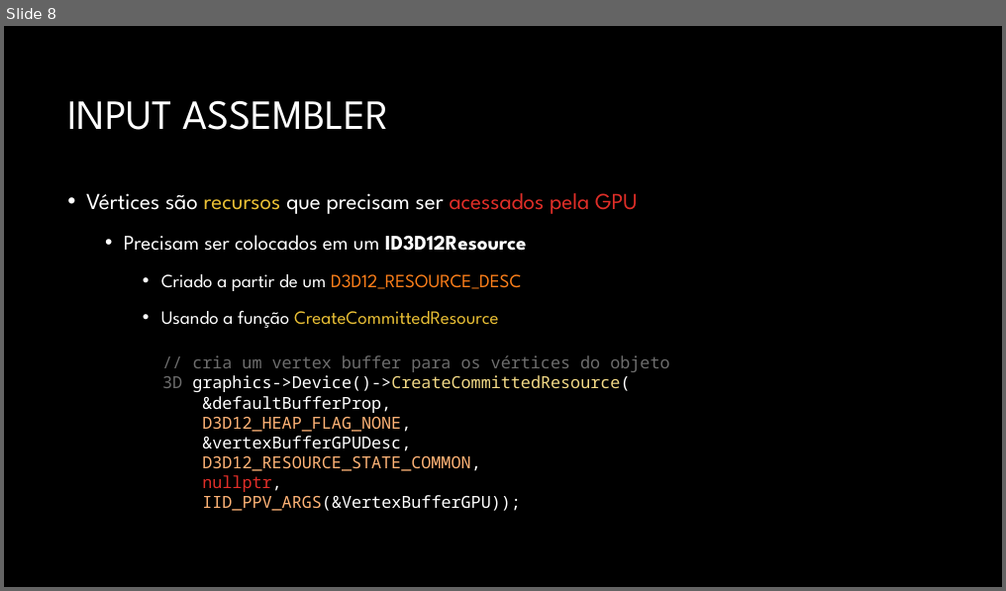
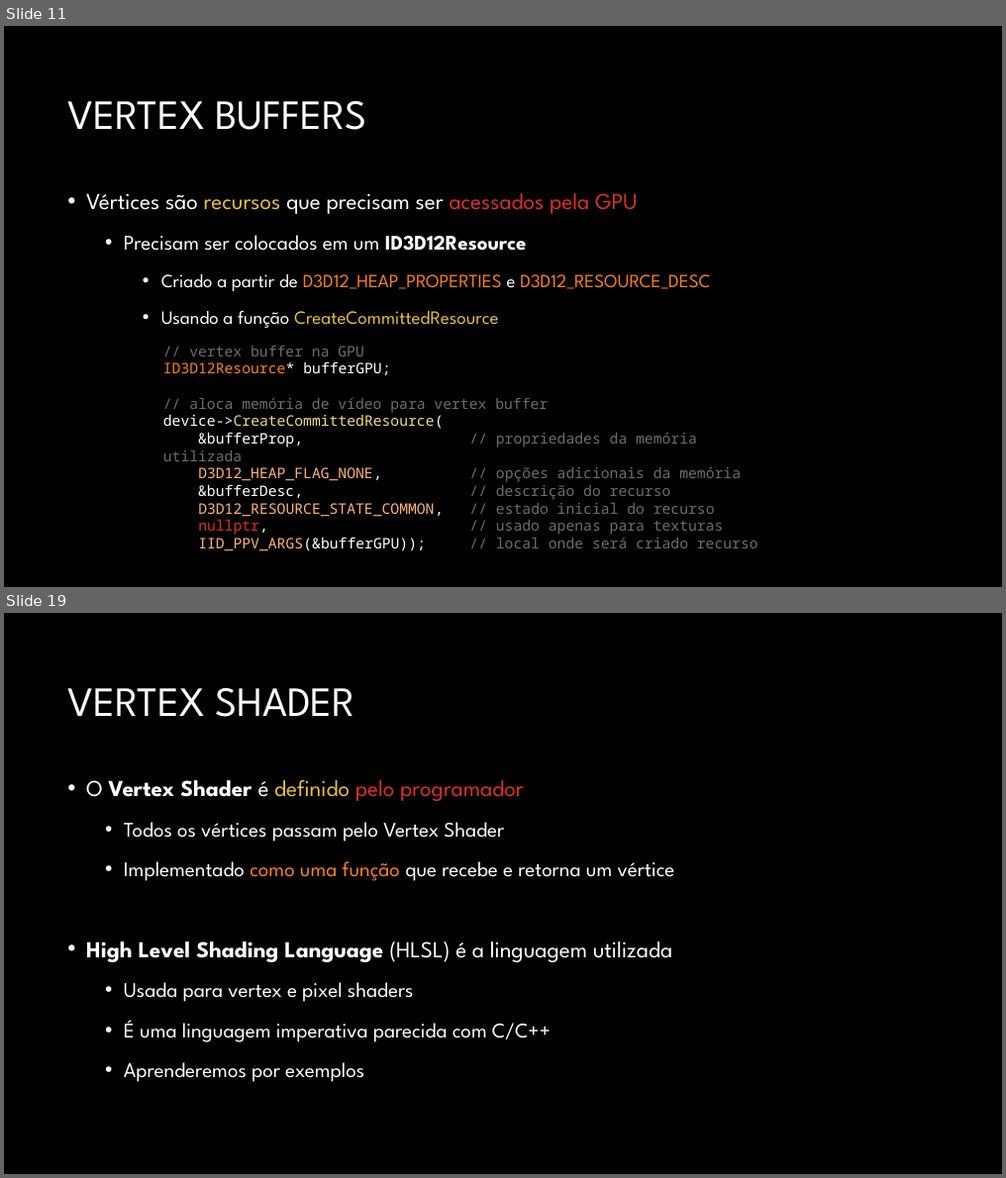
Before and after one commit to JudsonSS/CG, a slide deck: Slides/08. Desenho no Direct3D.pptx. Shown one above the other, each under a label of ours: slide 8 before the commit, slides 11 and 19 after it; the slides between them are not shown. The pictures are 1006x591 and 1006x1178 pixels, drawn with LibreOffice and Linux fonts; fonts in the diff are those of the drawing; background and template pictures are left out. Boxes give left, top, right and bottom in pixels: in the first picture for what was removed or moved away, otherwise in the second. Text is boxed around its words. In the diff, an @@ line names an element or a change of style, - is before the commit and + after.

```diff
--- a/Slides/08. Desenho no Direct3D.pptx
+++ b/Slides/08. Desenho no Direct3D.pptx
@@ slide 19 added at [4, 613, 1002, 1174], background #000000 @@
@@ title added at [67, 687, 355, 717], 40 pt, text #FFFFFF @@
+VERTEX SHADER
@@ text added at [86, 780, 675, 1082], 20 pt, text #FFFFFF @@
+• O Vertex Shader é definido pelo programador
+  • Todos os vértices passam pelo Vertex Shader
+  • Implementado como uma função que recebe e retorna um vértice
+• High Level Shading Language (HLSL) é a linguagem utilizada
+  • Usada para vertex e pixel shaders
+  • É uma linguagem imperativa parecida com C/C++
+  • Aprenderemos por exemplos
@@ what was slide 8 is now slide 11 @@
@@ slide 11 changed as well @@
@@ title at [67, 100, 366, 130]: text changed @@
-INPUT ASSEMBLER
+VERTEX BUFFERS
@@ text at [161, 274, 710, 291]: text changed @@
-    • Criado a partir de um D3D12_RESOURCE_DESC
+    • Criado a partir de D3D12_HEAP_PROPERTIES e D3D12_RESOURCE_DESC
@@ text at [163, 346, 758, 552]: text changed; size 16 to 14 pt; text colour #FFFFFF to #6D6D6D @@
-// cria um vertex buffer para os vértices do objeto 3D graphics->Device()->CreateCommittedResource(
-&defaultBufferProp,
-D3D12_HEAP_FLAG_NONE,
-&vertexBufferGPUDesc,
-D3D12_RESOURCE_STATE_COMMON,
-nullptr,
-IID_PPV_ARGS(&VertexBufferGPU));
+// vertex buffer na GPU
+ID3D12Resource* bufferGPU;
+// aloca memória de vídeo para vertex buffer
+device->CreateCommittedResource(
+&bufferProp, // propriedades da memória utilizada
+D3D12_HEAP_FLAG_NONE, // opções adicionais da memória
+&bufferDesc, // descrição do recurso
+D3D12_RESOURCE_STATE_COMMON, // estado inicial do recurso
+nullptr, // usado apenas para texturas
+IID_PPV_ARGS(&bufferGPU)); // local onde será criado recurso
```
Also in this commit, not shown: 6 other slides changed, 32 other slides added, 16 slides removed.
